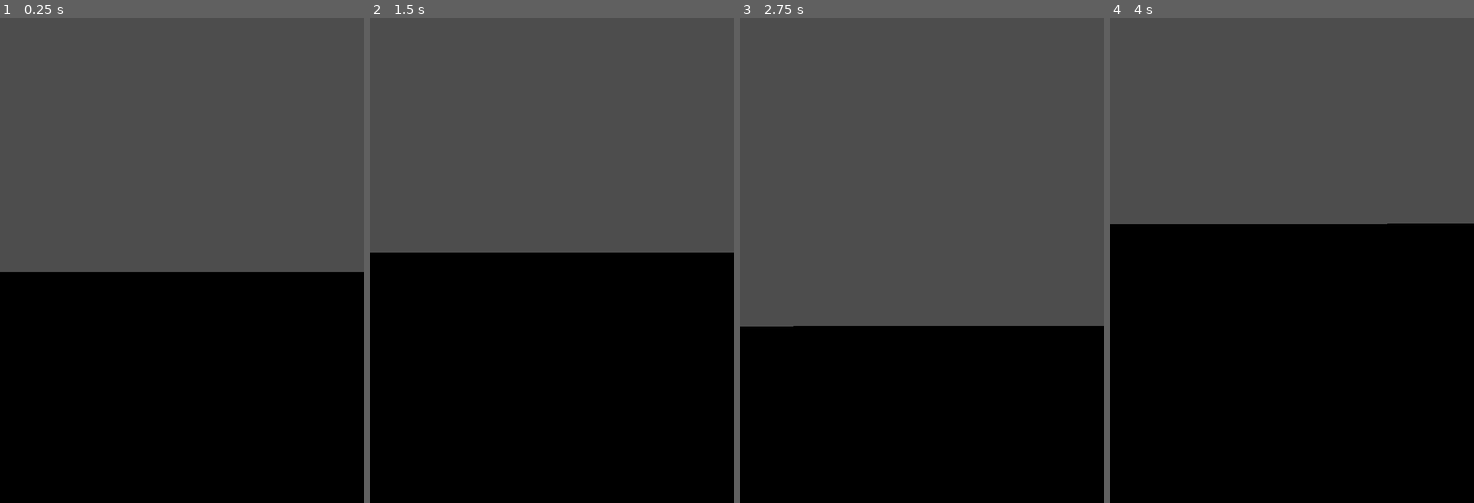
Above: before the commit, frames 1-4 (left to right).
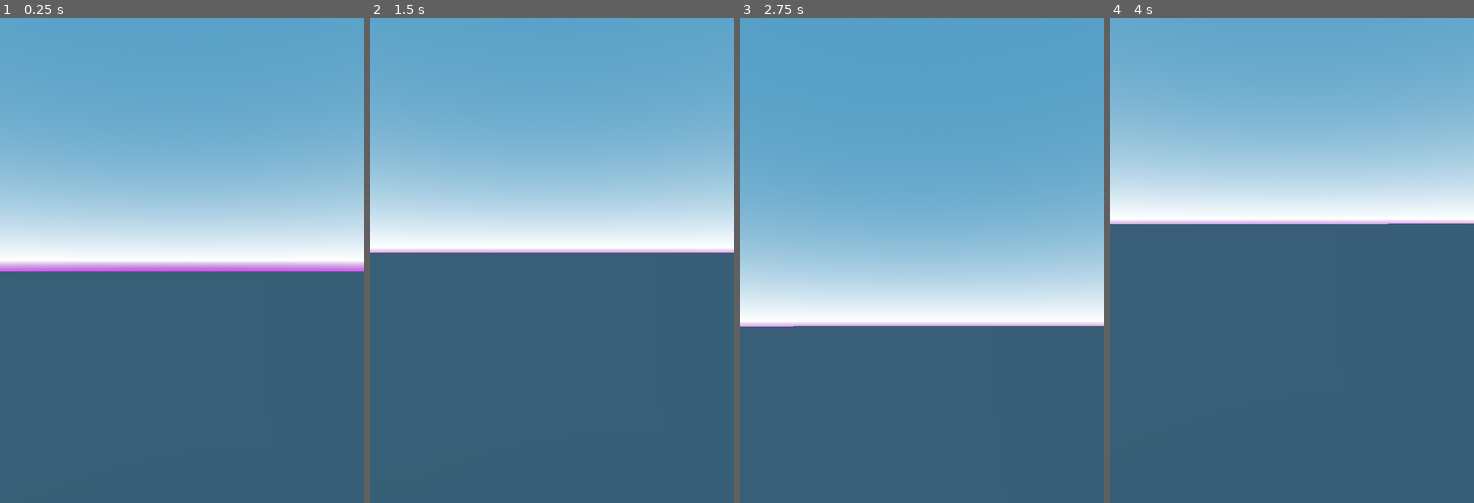
Above: after the commit, the same moments.

Repository: init-Sense/octant
Game: Godot game, scene res://scenes/octagon.tscn
Same seed, same stepped clock (60 frames per second), same inputs: the game is played once before the commit and once after it.
Inputs (mouse positions are in pixels of both pictures, inside the frame that each line leads up to):
- Up to frame 1 (0.25 s): no input
- Up to frame 2 (1.5 s): tap Enter at 0.5 s; move the mouse to (570, 260) at 0.52 s; click (570, 260) at 0.67 s; tap Space at 1.25 s; move the mouse to (533, 260) at 1.27 s; click (533, 260) at 1.42 s
- Up to frame 3 (2.75 s): tap Enter at 2 s; move the mouse to (929, 250) at 2.02 s; click (929, 250) at 2.17 s
- Up to frame 4 (4 s): tap Space at 2.75 s; move the mouse to (1288, 270) at 2.77 s; click (1288, 270) at 2.92 s; tap Enter at 3.5 s; move the mouse to (1321, 265) at 3.52 s; click (1321, 265) at 3.67 s

The runs differ from the first frame. In frame 1, 100% of the frame differs, in the area x 0-100%, y 0-100%; in frame 2, 100%; in frame 3, 100%; in frame 4, 100%.

Commit message:
feature: Added environmental features such as sky(sky[sky{sky}]) and ground

Diff:
--- a/scenes/octagon.tscn
+++ b/scenes/octagon.tscn
@@ -13,6 +13,19 @@
 
 [sub_resource type="BoxShape3D" id="BoxShape3D_u7ysn"]
 size = Vector3(5, 2, 5)
+
+[sub_resource type="ProceduralSkyMaterial" id="ProceduralSkyMaterial_dhmyu"]
+sky_top_color = Color(0.328459, 0.619191, 0.774832, 1)
+sky_horizon_color = Color(1, 1, 1, 1)
+ground_bottom_color = Color(0.581657, 0.0425685, 0.793042, 1)
+ground_horizon_color = Color(1, 1, 1, 1)
+
+[sub_resource type="Sky" id="Sky_ke064"]
+sky_material = SubResource("ProceduralSkyMaterial_dhmyu")
+
+[sub_resource type="Environment" id="Environment_yuqp5"]
+background_mode = 2
+sky = SubResource("Sky_ke064")
 
 [node name="Octagon" type="Node3D"]
 
@@ -42,3 +55,6 @@
 shape = SubResource("BoxShape3D_u7ysn")
 
 [node name="DirectionalLight3D" type="DirectionalLight3D" parent="."]
+
+[node name="WorldEnvironment" type="WorldEnvironment" parent="."]
+environment = SubResource("Environment_yuqp5")
--- a/scripts/player/player.gd
+++ b/scripts/player/player.gd
@@ -8,11 +8,8 @@
 	print("Player ready. camera: ", camera, ", movement: ", movement, ", body: ", body)
 
 func _physics_process(delta):
-	# print("Player _physics_process called")
 	var camera_rotation = camera.rotation
 	body.rotation.y = camera_rotation.y
 
-	movement.physics_process(delta)
-
 func _process(delta):
 	camera.global_position = body.global_position + Vector3(0, 0.5, 0)
--- a/scripts/player/player_movement.gd
+++ b/scripts/player/player_movement.gd
@@ -8,13 +8,13 @@
 var velocity : Vector3 = Vector3.ZERO
 var is_moving : bool = false
 
-@onready var player_body : CharacterBody3D = get_parent().get_node("PlayerBody3D")
-@onready var camera : PlayerCamera3D = get_parent().get_node("PlayerCamera3D")
+@onready var player_body: CharacterBody3D = get_parent().get_node("PlayerBody3D")
+@onready var camera: PlayerCamera3D = get_parent().get_node("PlayerCamera3D")
 
 func _ready():
 	print("PlayerMovement3D ready. player_body: ", player_body, ", camera: ", camera)
 
-func physics_process(delta):
+func _process(delta):
 	handle_movement(delta)
 	apply_gravity(delta)
 	move_player()
Not shown: 1 places in scenes/octagon.tscn that only renumber resources
